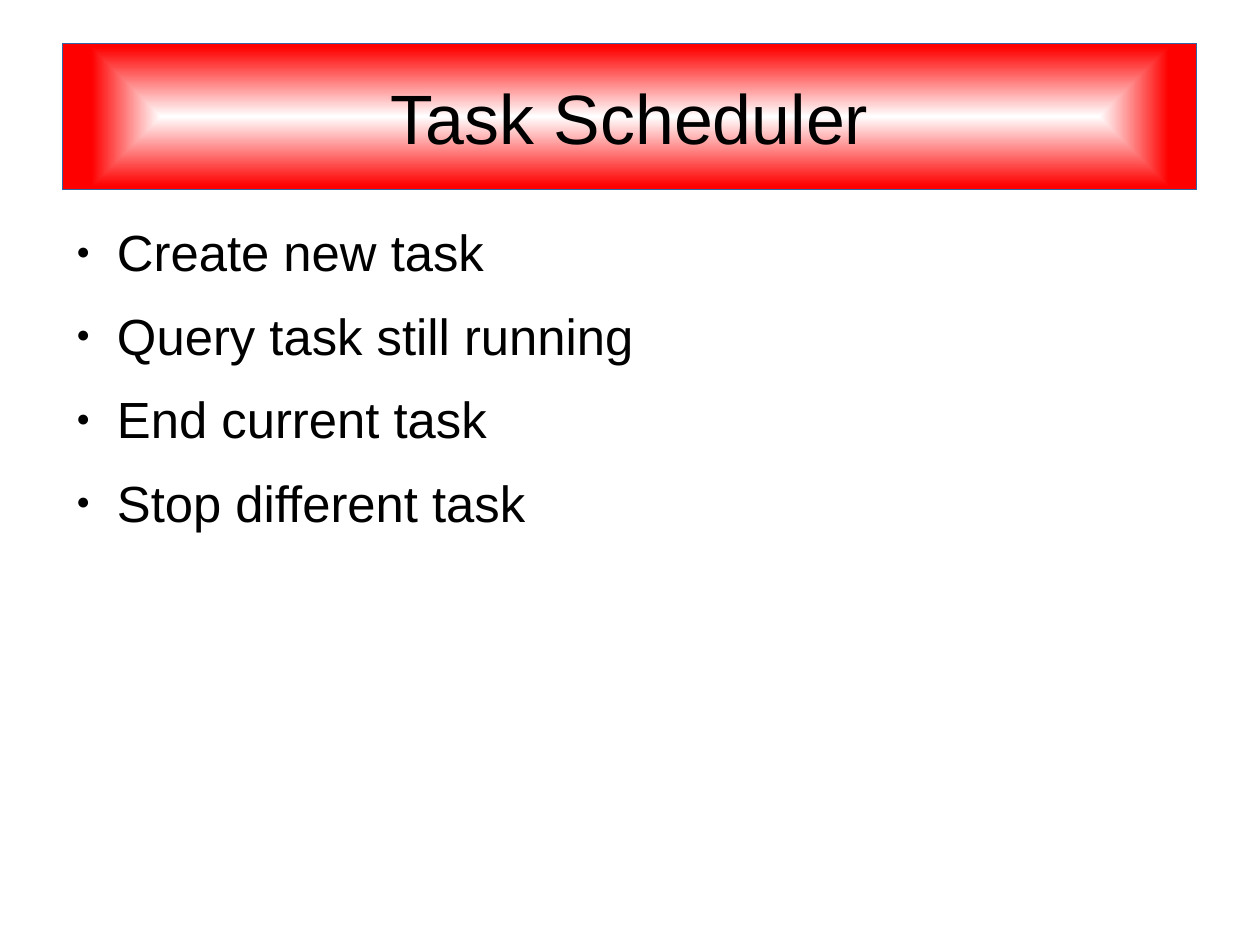
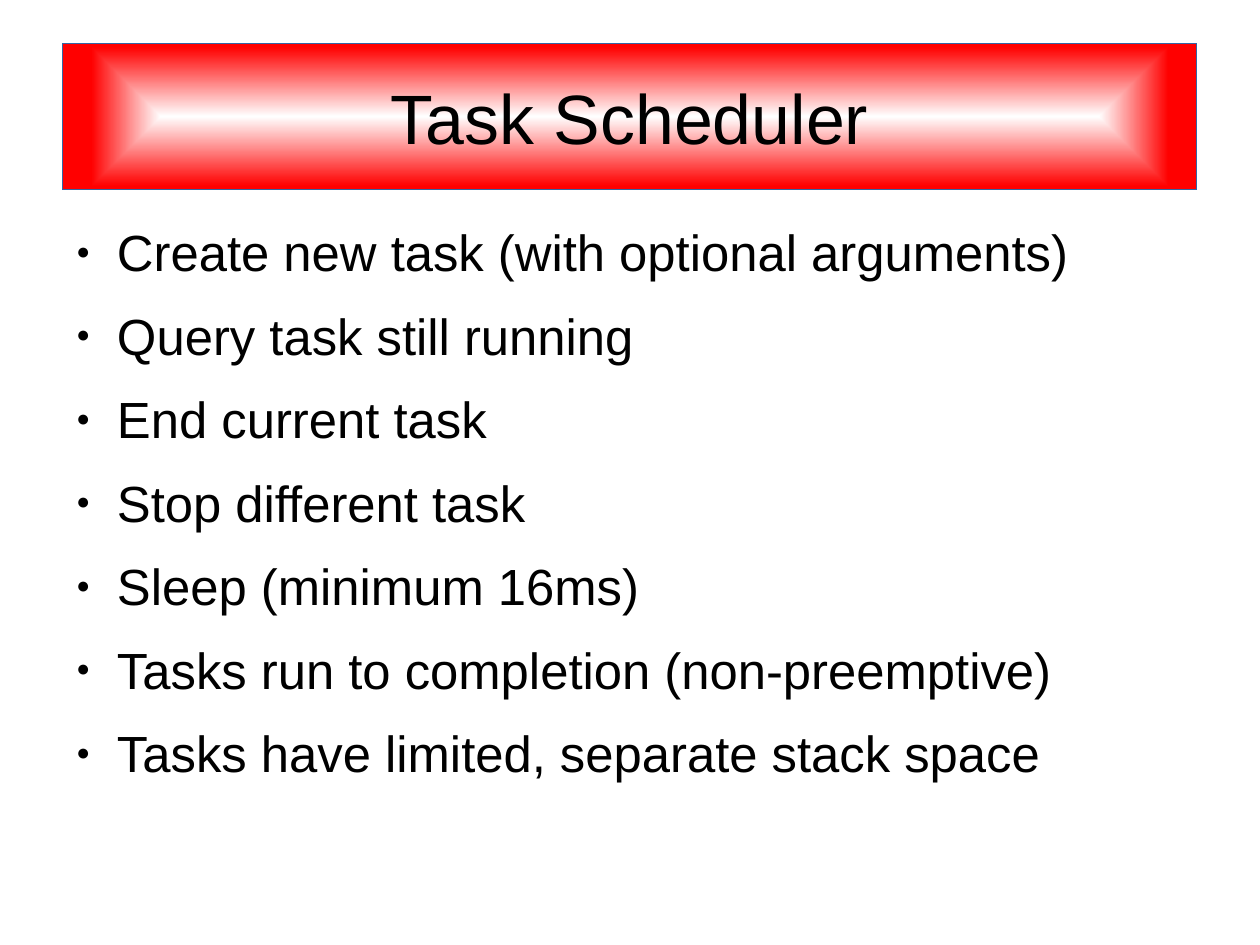
Before and after one commit to SonnyJim/freewpc, a slide deck: slide 4 of doc/freewpc.odp (slide 3 before the commit). Drawn at 1260x945 pixels with LibreOffice and Linux fonts; fonts in the diff are those of the drawing. Boxes give left, top, right and bottom in pixels: in the first picture for what was removed or moved away, otherwise in the second. Text is boxed around its words. In the diff, an @@ line names an element or a change of style, - is before the commit and + after.

```diff
--- a/doc/freewpc.odp
+++ b/doc/freewpc.odp
@@ text at (117,234,1068,282): text changed @@
-● Create new task
+● Create new task (with optional arguments)
@@ text at (117,568,1051,783): paragraphs added @@
+● Sleep (minimum 16ms)
+● Tasks run to completion (non-preemptive)
+● Tasks have limited, separate stack space
```
Also in this commit, not shown: 5 other slides changed, 14 slides added.
